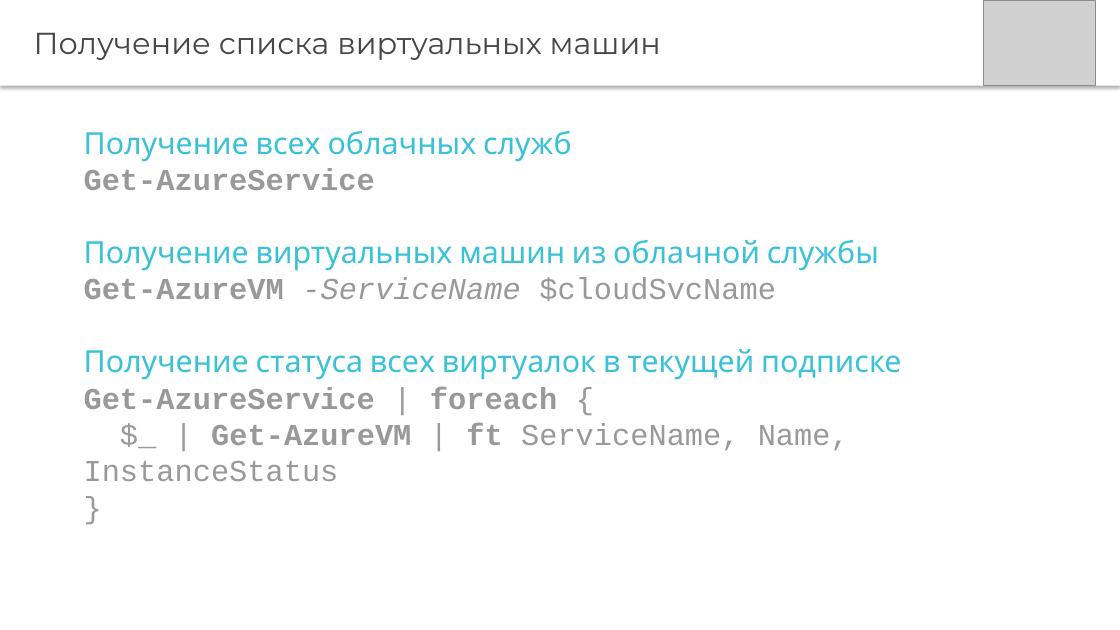
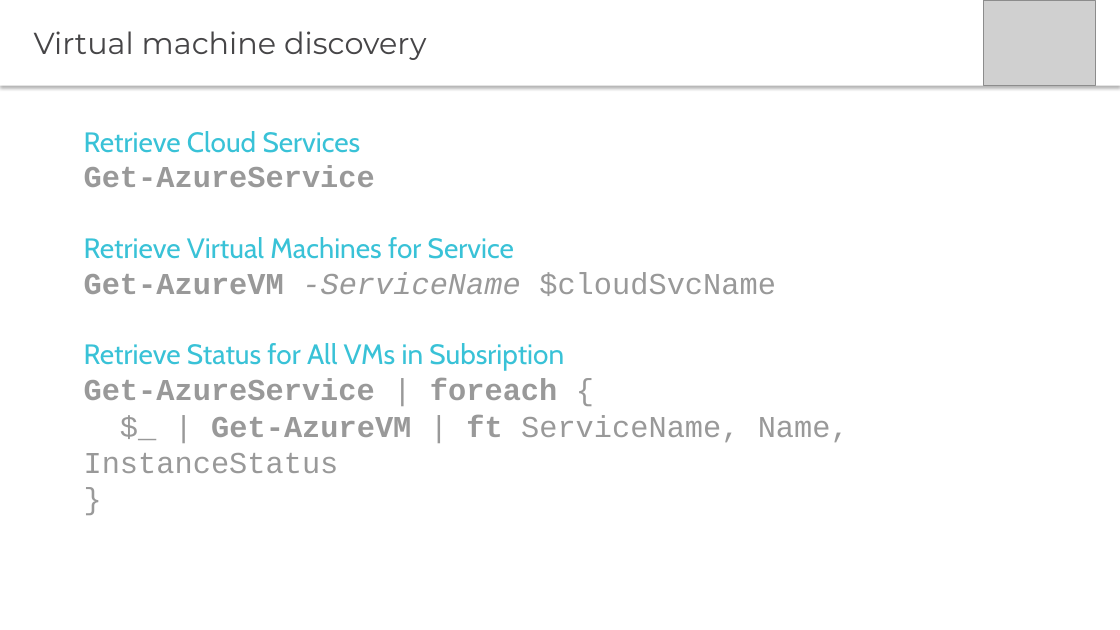
Before and after one commit to PyroJoke/AzureBootcamp2015Kharkiv, a slide deck: slide 10 of Virtual Machines Automated Deployment/Global Azure Bootcamp - Automating Azure VMs with Powershell.pptx. Drawn at 1120x630 pixels with LibreOffice and Linux fonts; fonts in the diff are those of the drawing; grey boxes stand for pictures. Boxes give left, top, right and bottom in pixels: in the first picture for what was removed or moved away, otherwise in the second. Text is boxed around its words. In the diff, an @@ line names an element or a change of style, - is before the commit and + after.

```diff
--- a/Virtual Machines Automated Deployment/Global Azure Bootcamp - Automating Azure VMs with Powershell.pptx
+++ b/Virtual Machines Automated Deployment/Global Azure Bootcamp - Automating Azure VMs with Powershell.pptx
@@ text at [34, 31, 426, 60]: text changed @@
-Получение списка виртуальных машин
+Virtual machine discovery
@@ text at [84, 131, 361, 153]: text changed; size 26 to 24 pt @@
-Получение всех облачных служб
+Retrieve Cloud Services
@@ text at [84, 237, 514, 259]: text changed; size 26 to 24 pt @@
-Получение виртуальных машин из облачной службы
+Retrieve Virtual Machines for Service
@@ text at [84, 343, 564, 371]: text changed; size 26 to 24 pt @@
-Получение статуса всех виртуалок в текущей подписке
+Retrieve Status for All VMs in Subsription
```
Also in this commit, not shown: 15 other slides changed, 10 slides added, 1 slide removed, 2 other files.
